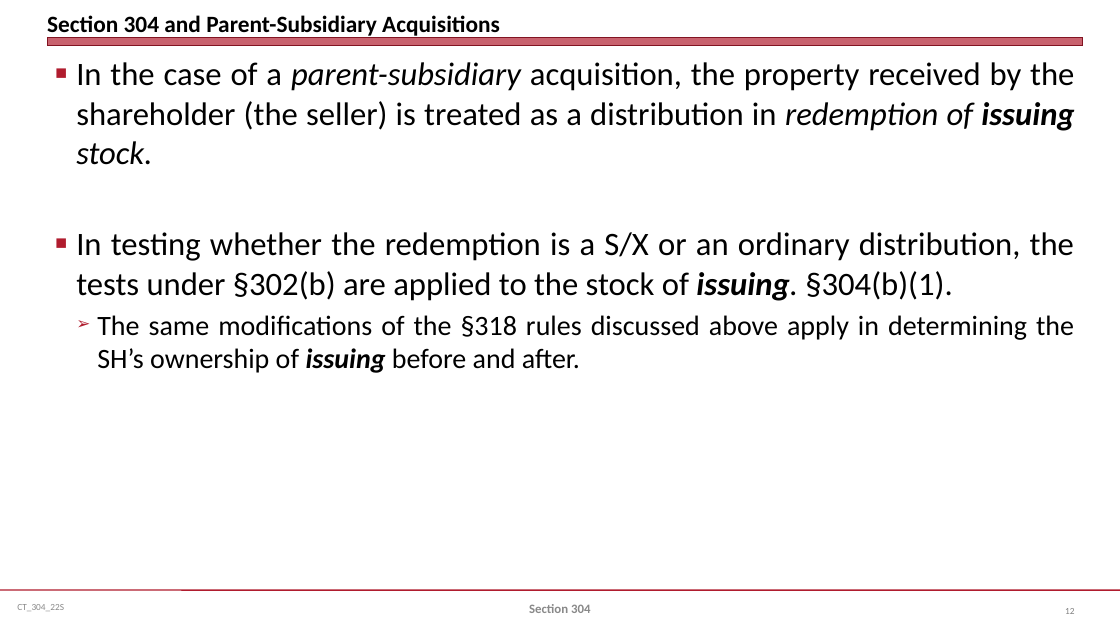
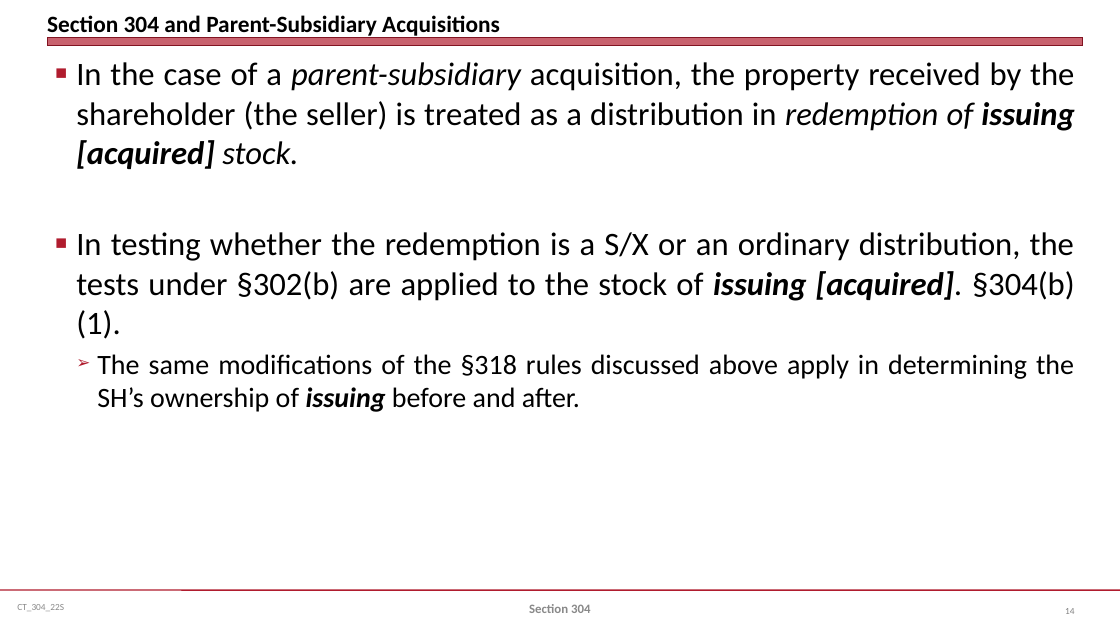
Before and after one commit to jmc877/Corporate-Tax, a slide deck: slide 14 of slides/CT_304_22S.pptx (slide 12 before the commit). Drawn at 1120x630 pixels with LibreOffice and Linux fonts; fonts in the diff are those of the drawing. Boxes give left, top, right and bottom in pixels: in the first picture for what was removed or moved away, otherwise in the second. Text is boxed around its words. In the diff, an @@ line names an element or a change of style, - is before the commit and + after.

```diff
--- a/slides/CT_304_22S.pptx
+++ b/slides/CT_304_22S.pptx
@@ text at <box>76,62,1075,339</box>: text changed @@
-■ In the case of a parent-subsidiary acquisition, the property received by the shareholder (the seller) is treated as a distribution in redemption of issuing stock.
-■ In testing whether the redemption is a S/X or an ordinary distribution, the tests under §302(b) are applied to the stock of issuing. §304(b)(1).
+■ In the case of a parent-subsidiary acquisition, the property received by the shareholder (the seller) is treated as a distribution in redemption of issuing [acquired] stock.
+■ In testing whether the redemption is a S/X or an ordinary distribution, the tests under §302(b) are applied to the stock of issuing [acquired]. §304(b)(1).
@@ page number at <box>1065,608,1074,614</box>: text changed @@
-12
+14
```
Also in this commit, not shown: 3 other slides changed, 2 slides added.
